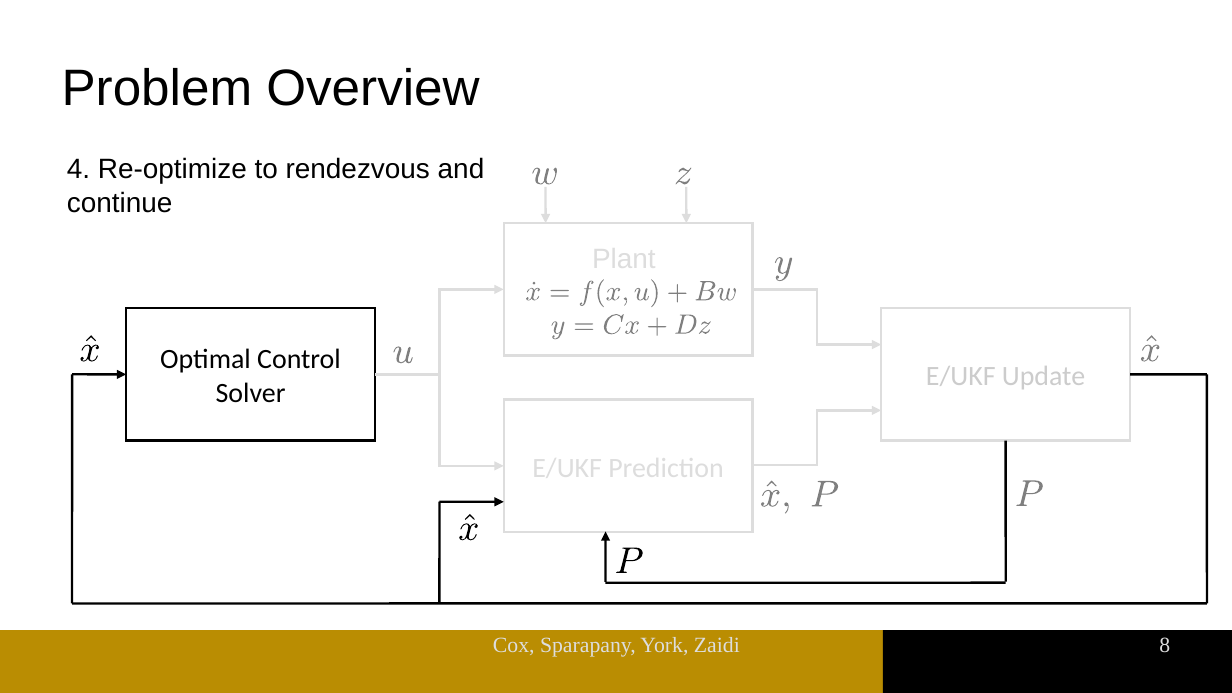
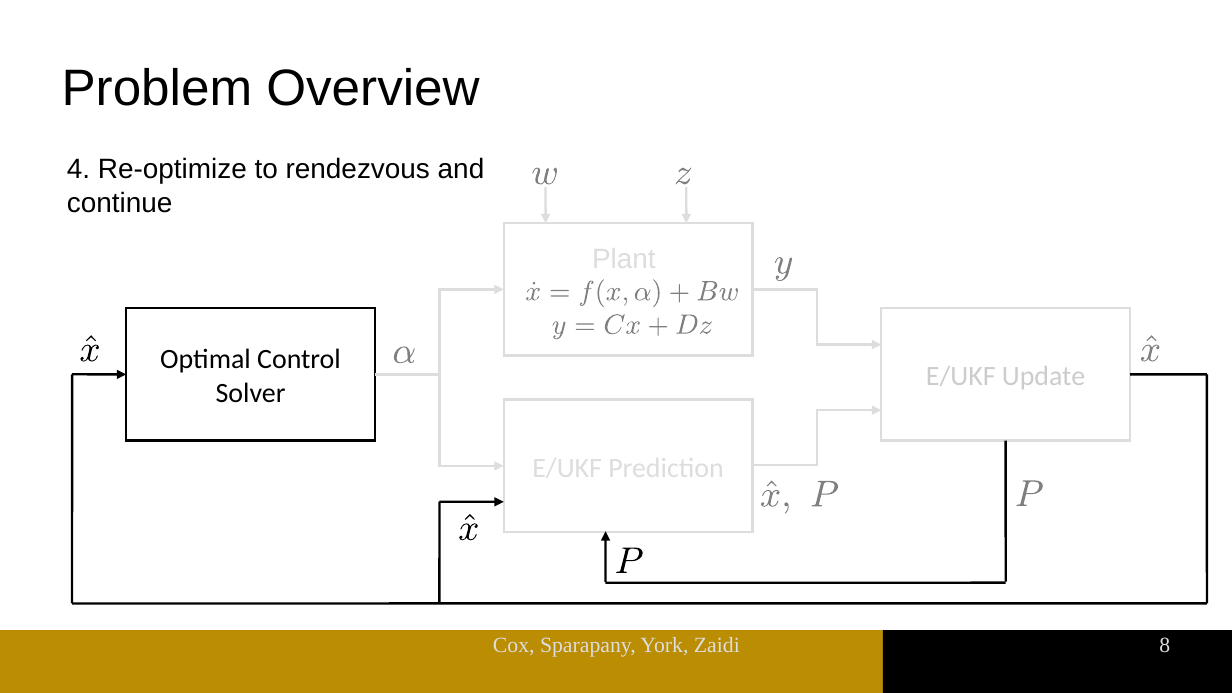
Before and after one commit to msparapa/aae568_project, a slide deck: slide 8 of presentation/MainSlides.odp. Drawn at 1232x693 pixels with LibreOffice and Linux fonts; fonts in the diff are those of the drawing; background and template pictures are left out. Boxes give left, top, right and bottom in pixels: in the first picture for what was removed or moved away, otherwise in the second. Text is boxed around its words. In the diff, an @@ line names an element or a change of style, - is before the commit and + after.

```diff
--- a/presentation/MainSlides.odp
+++ b/presentation/MainSlides.odp
@@ outline redrawn in 8 elements at (653,279,660,307), (671,284,690,303), (698,282,718,301), (720,288,739,301), (525,279,740,339), (635,288,651,301), (392,347,416,362), (394,347,415,363) @@
```
Also in this commit, not shown: 10 other slides changed, 1 other file.
